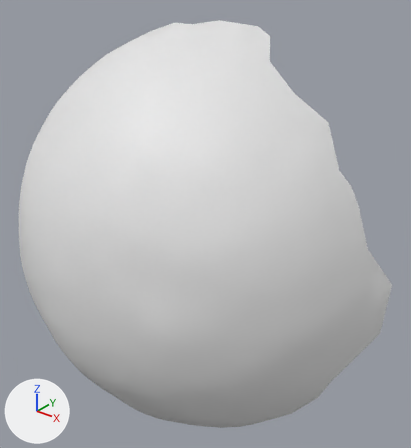
The OBJ model res/final/onecam_fullvolume/07/cleanedup/FullVolium.000325.obj as it was, and as the next commit left it.
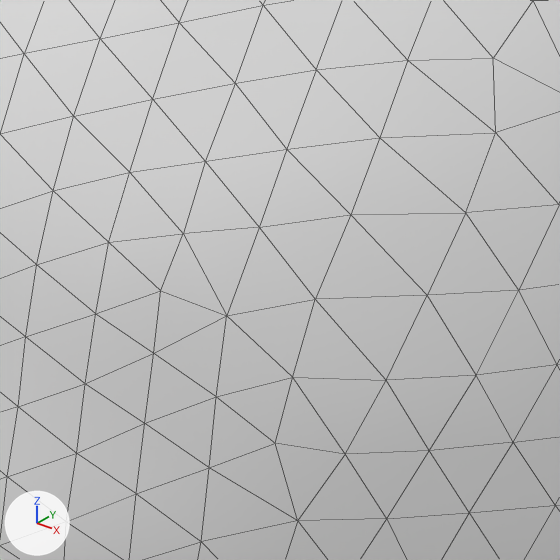
There are two pictures of each version: one whole from a 50 mm camera at (-198.5, 283.3, 293.3) aimed at (-312.7, 426.0, 204.8), one close up on the part from 39% to 72% of the width and 44% to 73% of the height. Lighting does not change. The marker at lower left points along +X, +Y and +Z. The close-ups show mesh edges as thin lines. Where no turn or scale is listed for an object, it has been applied to the vertices.

Before the edit, the objects in view are built like this:
```python
me_fullvolium_000325 = bpy.data.meshes.new('FullVolium.000325')
me_fullvolium_000325.from_pydata(...)  # 798 vertices, 1559 faces; spans x -398.0..-248.0, y 372.0..451.0, z 119.0..271.0
# before: 65 (-287.0, 386.0, 219.0) at pixel (108, 242), 66 (-284.0, 387.0, 216.0) at pixel (160, 290), 71 (-287.0, 388.0, 223.0) at pixel (129, 172), 84 (-283.0, 391.0, 224.0) at pixel (205, 161), 113 (-279.0, 392.0, 220.0) at pixel (259, 227)
# before: 118 (-283.0, 389.0, 220.0) at pixel (183, 233), 361 (-280.0, 389.0, 214.0) at pixel (226, 315)
ob_fullvolium_000325 = bpy.data.objects.new('FullVolium.000325', me_fullvolium_000325)
ob_fullvolium_000325.location = (0.0, 0.0, 0.0)
```
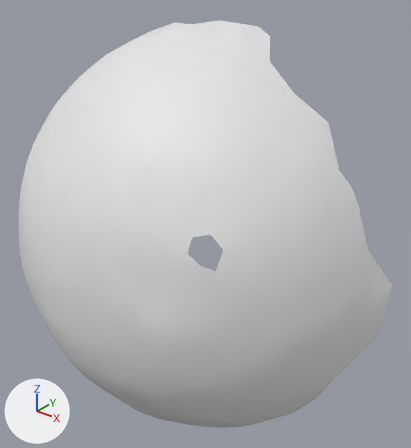
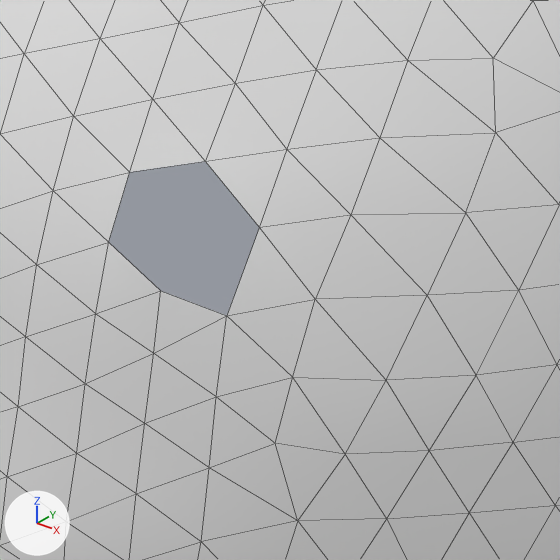
Boxes (x1, y1, x2, y2) around the edits, measured in the close-ups (560 x 560 px):
part 1 of me_fullvolium_000325, deleted: before (109, 162, 259, 316)

Diff of the bpy script that builds the scene:
```diff
--- a/res/final/onecam_fullvolume/07/cleanedup/FullVolium.000325.obj.py
+++ b/res/final/onecam_fullvolume/07/cleanedup/FullVolium.000325.obj.py
@@ me_fullvolium_000325 @@
 me_fullvolium_000325.from_pydata(...)  # 798 vertices, 1559 faces; spans x -398.0..-248.0, y 372.0..451.0, z 119.0..271.0
 # used by ob_fullvolium_000325; location = (0.0, 0.0, 0.0)
 # verts and faces of me_fullvolium_000325; kept vertices keep their numbers, new ones are numbered from 798
+# me_fullvolium_000325 part 1
+delete_vertices([118])  # with the faces that use them
```
